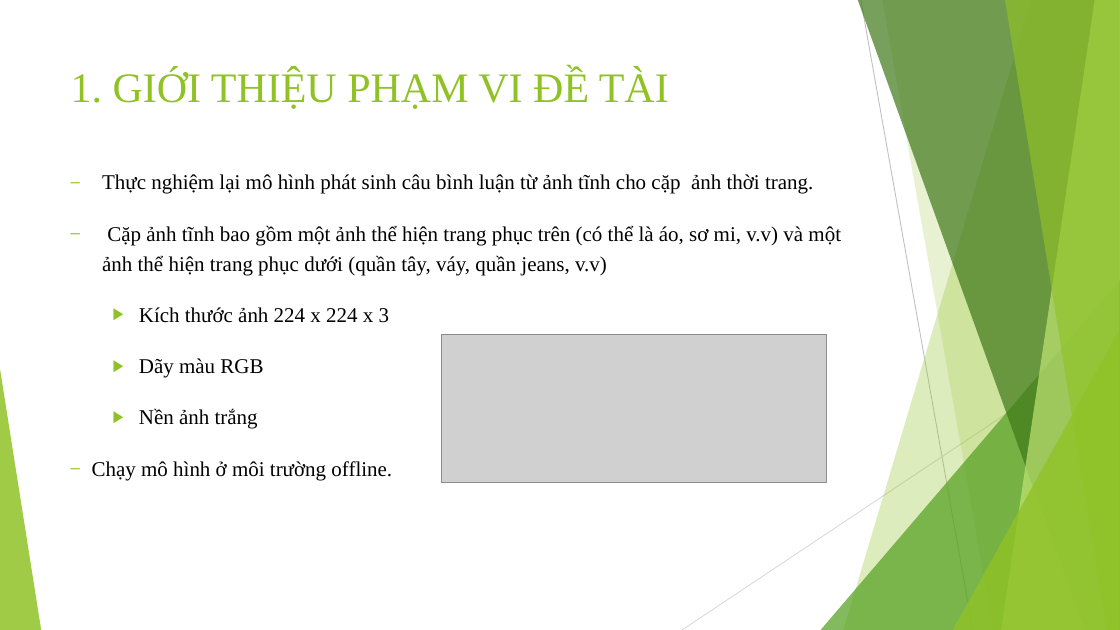
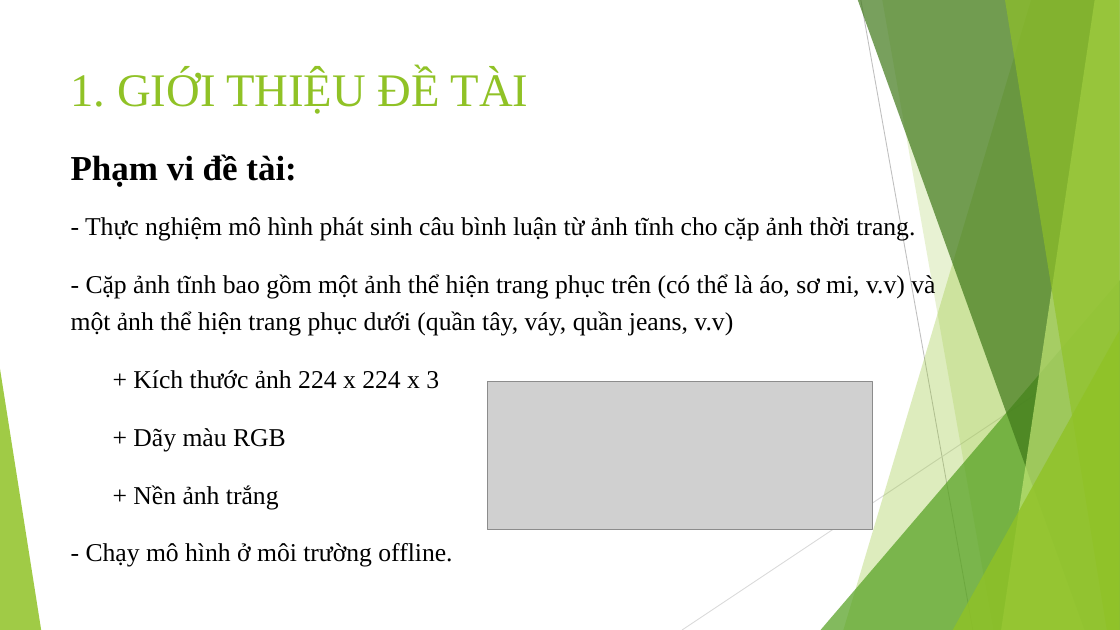
Before and after one commit to trungpham2701/TLCN-CommentGenerationForOutfit, a slide deck: slide 5 of BaoCaoTLCN.pptx (slide 3 before the commit). Drawn at 1120x630 pixels with LibreOffice and Linux fonts; fonts in the diff are those of the drawing; grey boxes stand for pictures. Boxes give left, top, right and bottom in pixels: in the first picture for what was removed or moved away, otherwise in the second. Text is boxed around its words. In the diff, an @@ line names an element or a change of style, - is before the commit and + after.

```diff
--- a/BaoCaoTLCN.pptx
+++ b/BaoCaoTLCN.pptx
@@ title at [71, 70, 529, 114]: text changed; size 36 to 40 pt @@
-1. GIỚI THIỆU PHẠM VI ĐỀ TÀI
+1. GIỚI THIỆU ĐỀ TÀI
@@ text at [71, 154, 935, 567]: text changed; size 18 to 22 pt @@
-‒ Thực nghiệm lại mô hình phát sinh câu bình luận từ ảnh tĩnh cho cặp ảnh thời trang.
-‒ Cặp ảnh tĩnh bao gồm một ảnh thể hiện trang phục trên (có thể là áo, sơ mi, v.v) và một ảnh thể hiện trang phục dưới (quần tây, váy, quần jeans, v.v)
-  ▶ Kích thước ảnh 224 x 224 x 3
-  ▶ Dãy màu RGB
-  ▶ Nền ảnh trắng
-  ‒ Chạy mô hình ở môi trường offline.
+Phạm vi đề tài:
+- Thực nghiệm mô hình phát sinh câu bình luận từ ảnh tĩnh cho cặp ảnh thời trang.
+- Cặp ảnh tĩnh bao gồm một ảnh thể hiện trang phục trên (có thể là áo, sơ mi, v.v) và một ảnh thể hiện trang phục dưới (quần tây, váy, quần jeans, v.v)
+  + Kích thước ảnh 224 x 224 x 3
+  + Dãy màu RGB
+  + Nền ảnh trắng
+  - Chạy mô hình ở môi trường offline.
@@ picture: place and size @@
-picture at [442, 334, 828, 483]
+picture at [487, 381, 873, 530]
```
Also in this commit, not shown: 16 other slides changed, 3 slides added.
